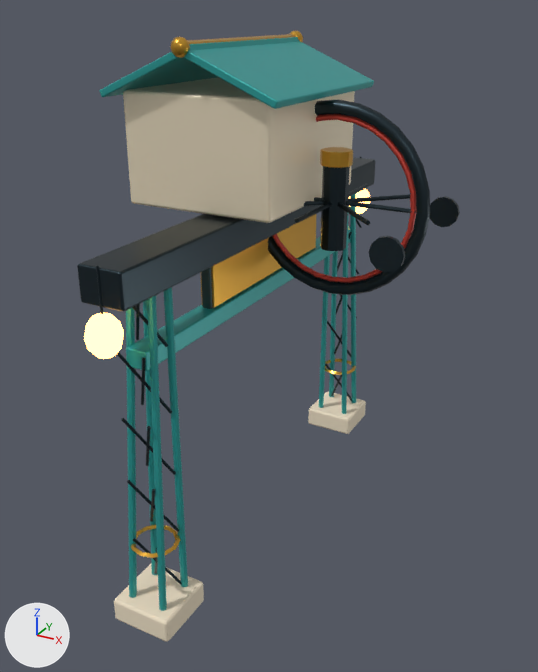
An edit to the glTF model godot/models/routes/rt_cable_tower.glb, drawn before and after from the same camera.
Rendered twice from a camera (50 mm lens) standing at (5.17, -9.27, 7.67) and looking at (0.26, -0.35, 3.2). Lighting does not change. The marker at lower left points along +X, +Y and +Z. The older version comes first. Where no turn or scale is listed for an object, it has been applied to the vertices. Vertices at exactly the same position are counted once.

Names of what the first picture shows: 'rt_cable_tower_body'.
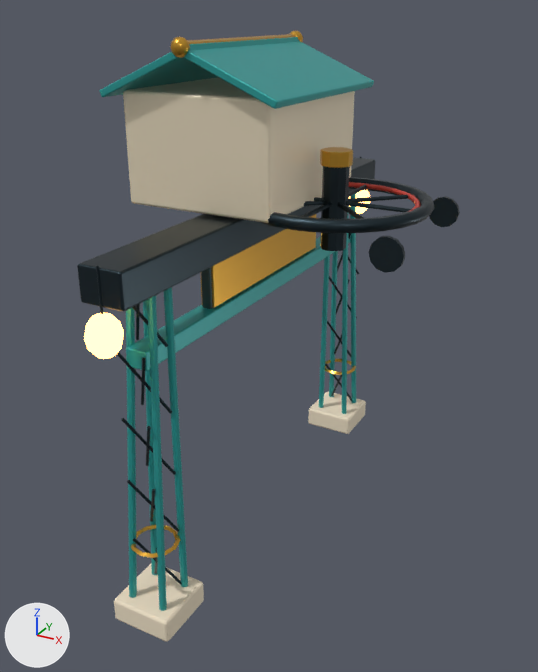
Where the change shows, as pixel boxes [x1, y1, x2, y2] in the pictures (538 x 672 px; the box of a moved part takes in the faces that stretch with it):
part 1 of me_rt_cable_tower_body, moved or reshaped: before [268, 99, 430, 295]; after [260, 177, 435, 233]

The edits, one by one:
me_rt_cable_tower_body has 1937 vertices, 3698 faces and spans x -1.6..2.52, y -3.82..3.82, z 0.0..7.37.
me_rt_cable_tower_body is used by ob_rt_cable_tower_body; location (0.0, 0.0, 0.0).
me_rt_cable_tower_body part 1: the loose piece of 280 vertices spanning x -0.24..2.44, y -0.08..0.08, z 3.91..6.59 is turned 90 degrees about the x axis through its middle.
